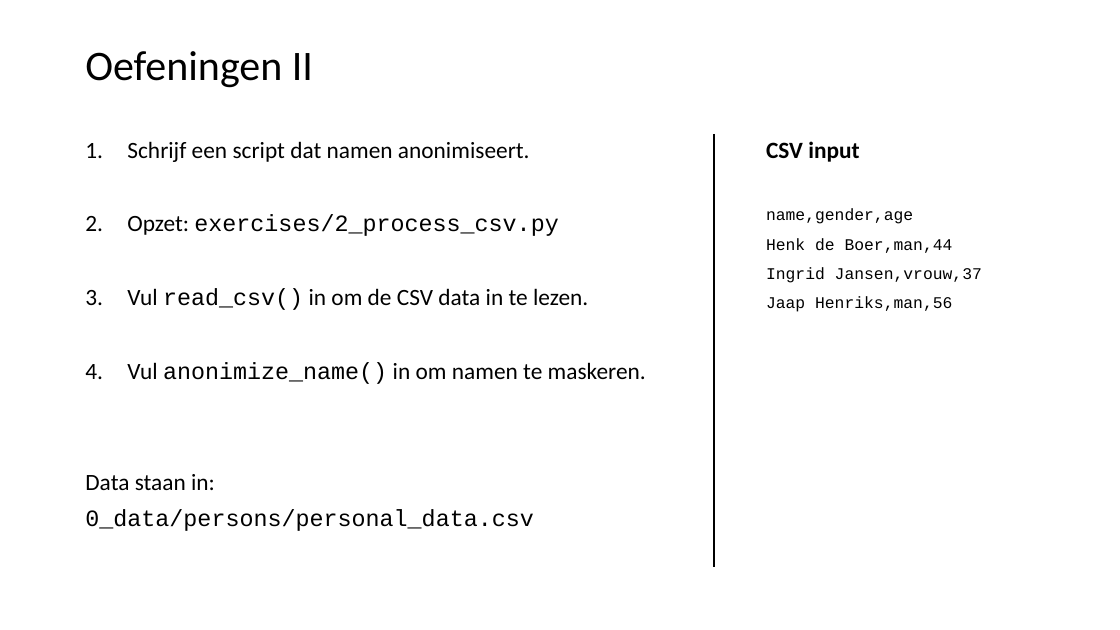
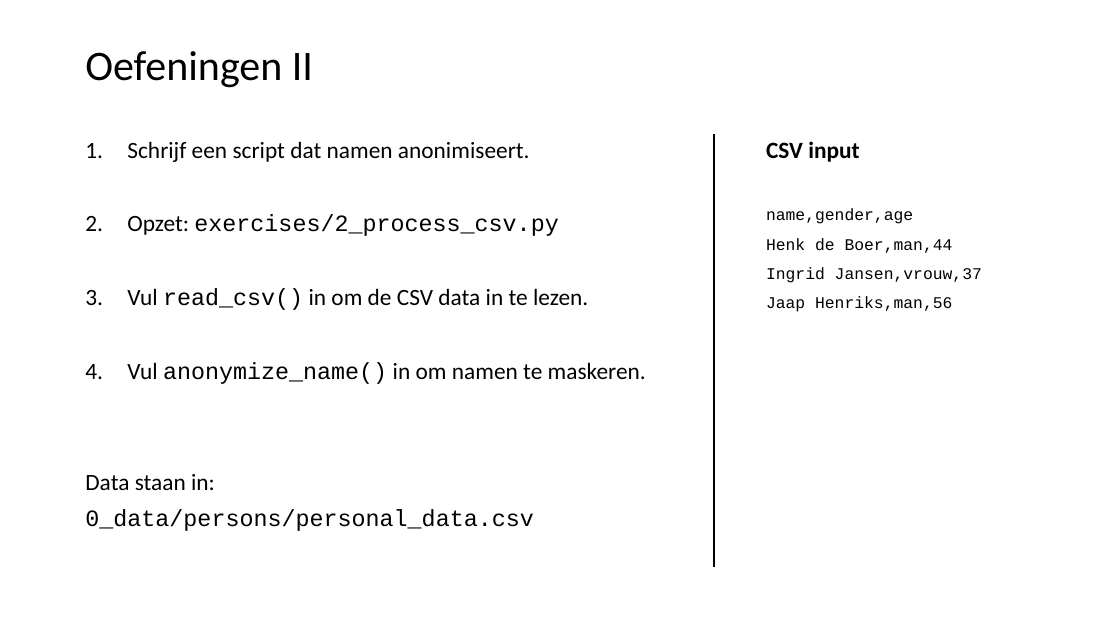
Before and after one commit to LFKoning/knowledge-sharing, a slide deck: slide 45 of python_trainees/1_basics_classes/python_traineeship_1.pptx. Drawn at 1120x630 pixels with LibreOffice and Linux fonts; fonts in the diff are those of the drawing. Boxes give left, top, right and bottom in pixels: in the first picture for what was removed or moved away, otherwise in the second. Text is boxed around its words. In the diff, an @@ line names an element or a change of style, - is before the commit and + after.

```diff
--- a/python_trainees/1_basics_classes/python_traineeship_1.pptx
+++ b/python_trainees/1_basics_classes/python_traineeship_1.pptx
@@ text at (127, 362, 646, 384): text changed @@
-4. Vul anonimize_name() in om namen te maskeren.
+4. Vul anonymize_name() in om namen te maskeren.
```
Also in this commit, not shown: 10 other slides changed, 2 other files.
